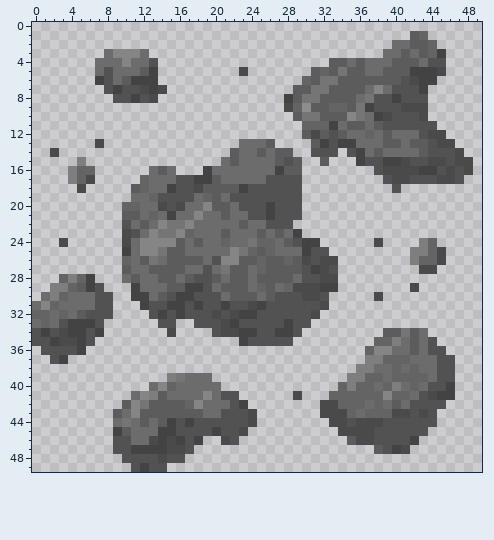
One commit to this pixel-art sprite: PathFinder/bin/Debug/bm_rock.png. The first picture shows the starting point.
The file is 50x50 pixels. Colours within 5 levels of each other are drawn and written as one.
The result:
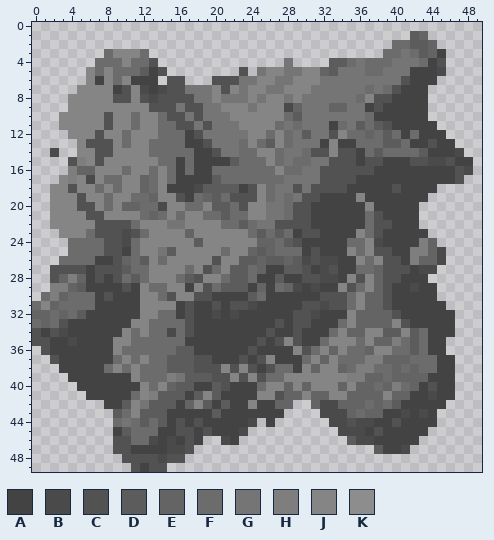
Palette (. is transparent): A #434343  B #4a4a4a  C #525252  D #5c5c5c  E #646464  F #6c6c6c  G #757575  H #7e7e7e  J #858585  K #8d8d8d
The edit:
Changed rows in their new state; - is an unchanged pixel.
first column x 2:
 3 ---------------------------------------G-------
 4 --------------------------G-------G---GGG-A----
 5 ----J-J-----C--------C-GJJGGJJ---GG--GGG-------
 6 ----J-J-J----CC---CCCGGJJGGJJJ--GGGGGGG-A------
 7 ---JJJJ--J---CCGGGJCJGJJGGJJJ--GGGG-G--AA------
 8 --JJJJJ--J--CCCCGGJGGGJGJJGJ--GGGG-J---AAA-----
 9 --JJJJJJJJJCCCGCCGGJJJGJJJ--GGG--G---AAAAA-----
10 -JJJJJCJJFJJFCCGCGGGJJJJJJF---GGGG---AAAAA-----
11 -JJJJJCJJFJJFFCCGCGGGJJJJFGFGGG--G----AAAAA----
12 --JJJCJJFJJJFFFACGGGGGJJFJFG-GG-J------A-AAA---
13 ---JCCCJFJJFFFFAACGGG-J--JFGGG-J--------AA-AA--
14 ---JJCCJJJJFFFFFAACGG--JJFGGF--JC---------AAA--
15 --C-JCJJJJJJFFAFAAAA----JFGFFGGCCC-----A-----AA
16 -----JJJFJJ-J-AFA--------JFFGGCCCCCCAAAAA--AA--
17 -J-J-JFFJJ--J-AA--------FFGGGGCCCCAAAAAAAAAAA--
18 JJCJJFJFJJ--J-AA-------JFGG-GCCCCAAAAA-AAAA----
19 JJJCJJFJJ---JJ-A-------JFGFGCCAAAAJAAAAAAA-----
20 JJJCCJFJ-----JJ-------JJGGF-CAAAAAAJAAAAA------
21 JJJJCCJJJJ---J-J------JJGGF-CAAAAAAFCAAAA------
22 JJJJJCCC--JJ----JJJ----GG--CCAAAAAAFCCAAA------
23 -JJJFCCC----JJ--JJJJJJ------CCAAAAJFCAAAAA-----
24 -.FFFFCC------JJ-JJJJJJ-------AAAFFJ-AAAA------
25 --FFFFCC------JJJJJ--J--------AAAJFJCCAA-------
26 -FFFFAAC---J-JJJJJ--------------AAJFJCCA-------
27 CCCCACCC---JJJJ-J--J----AA------AAFFECCCA------
28 C----CAC---JJJ---JJ----AA-AA----AJCJECCAAA-----
29 -----AAAC-J--JJ-J-----A-A---A---JCFJECAA-AA----
30 -----A-AA-JJF-JJ--AAAA--AAAAAA-CCFJEECAAAAA----
31 -----AAAAAJJJJ---A------AAAA---CCFJEECAAAAAA---
32 ----AAAAAAJJFF--AA-A---AAAA---AAAJEEEECAAAAAA--
33 -----AAAAJJFFFFCAAAA-AAAA----AAAFJEEEEJCAAAAA--
34 ----A-AAJFJFF-FCAAAAA--A----AAAFJEEJJ--J--AAA--
35 -A--AAAJJFFFFFFAAAAAA-A-A-JCAAFJJJFJ------AA---
36 AAA-AAAJFFFFFFDDAAAAAACAAAAJCFJEJFF-------AA---
37 --AAAAAFJFJFFDDDCCAAACACJAAAFJEJFFF--------AA--
38 -AAAAAFJFJFFFDDDCCCJCJCACFFAJEJJEF---------AA--
39 --AAAAAAAJFFF--DDDCCJCJCFFJJJJJJJ---------AAA--
40 ---AAAAAAAJ---DDAADCAAAFJJEJEJJJ-J-------A-A---
41 ----AAAAA----DDAD-DAAAAJJCEEJEEJJ-------AA-----
42 ------AA------A--DADA-JAAEE--E---------AAAAA---
43 -------------AAAAADAAAAAAA-----------AA-A-A----
44 -----------------AAAAA--A-----------AA-AAAA----
45 ----------------A--AA--------------A-AAAAA-----
46 --------------------A---------------AAAA-------
47 -------------------------------------A---------
Pixel boxes of the changes (left, top, right, bottom) in both pictures:
changed: (50, 49, 473, 454)
